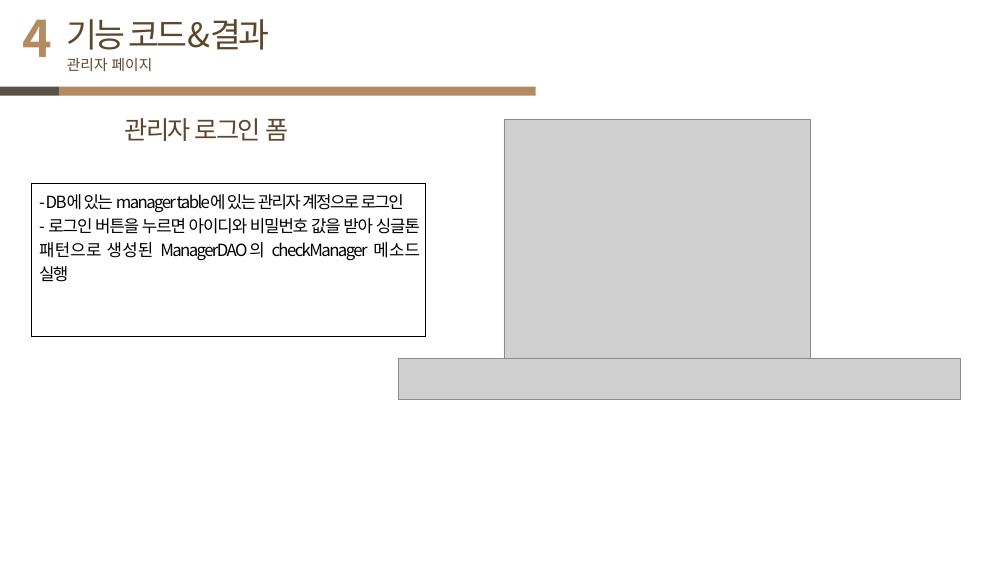
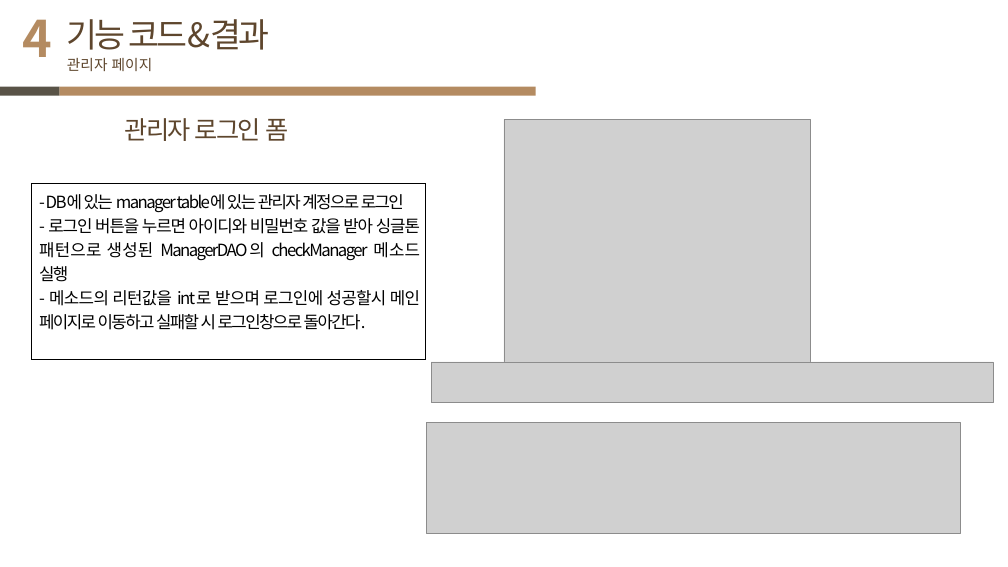
Before and after one commit to JJang-Ah/JSP-shoping-mall-project, a slide deck: slide 15 of JaAhCamping_project(JSP).pptx (slide 12 before the commit). Drawn at 1008x567 pixels with LibreOffice and Linux fonts; fonts in the diff are those of the drawing; grey boxes stand for pictures. Boxes give left, top, right and bottom in pixels: in the first picture for what was removed or moved away, otherwise in the second. Text is boxed around its words. In the diff, an @@ line names an element or a change of style, - is before the commit and + after.

```diff
--- a/JaAhCamping_project(JSP).pptx
+++ b/JaAhCamping_project(JSP).pptx
@@ rectangle "- DB에 있는 manager table에 ...": place and size @@
-rectangle "- DB에 있는 manager table에 ..." at (32, 184, 426, 337)
+rectangle "- DB에 있는 manager table에 ..." at (32, 184, 426, 360)
@@ text in rectangle at (39, 290, 420, 330): paragraph added @@
+- 메소드의 리턴값을 int로 받으며 로그인에 성공할시 메인 페이지로 이동하고 실패할 시 로그인창으로 돌아간다.
@@ picture: place and size @@
-picture at (399, 358, 961, 399)
+picture at (431, 362, 994, 403)
@@ picture added at (426, 423, 960, 533) @@
```
Also in this commit, not shown: 12 other slides changed, 10 slides added, 2 other files.
